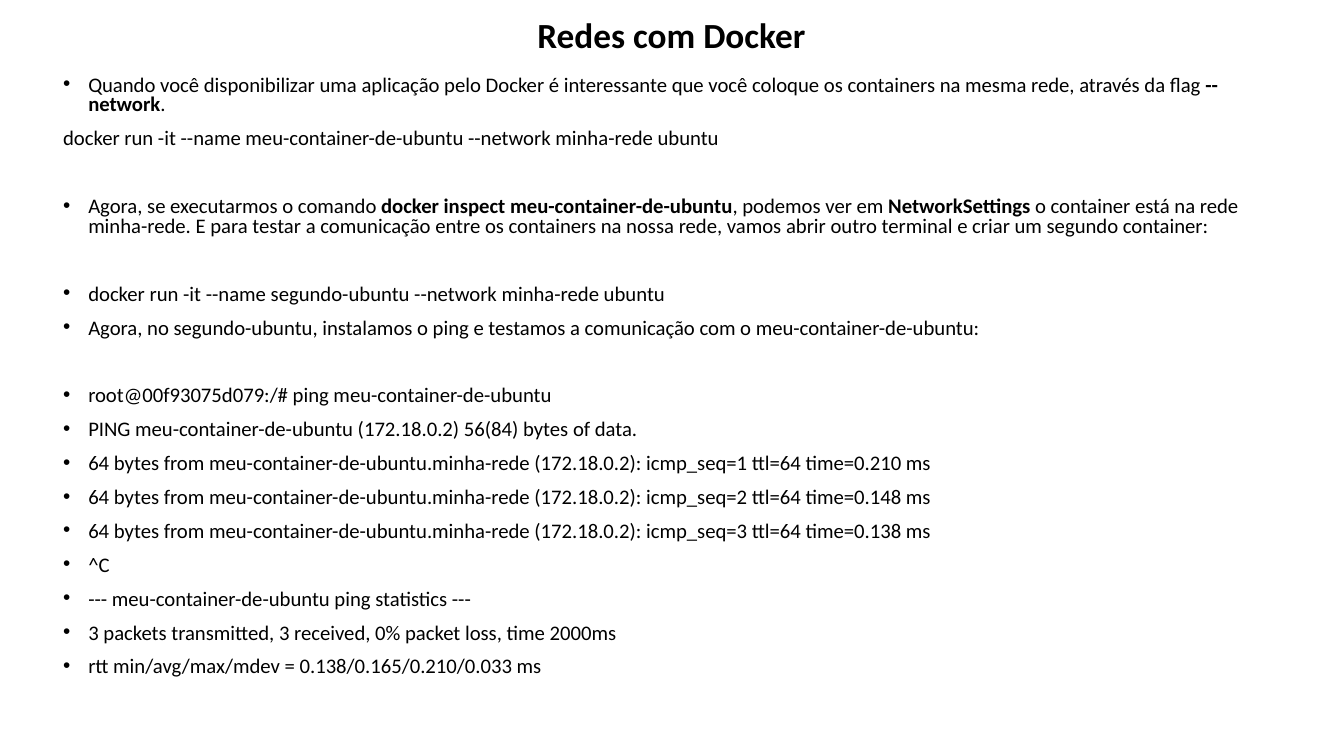
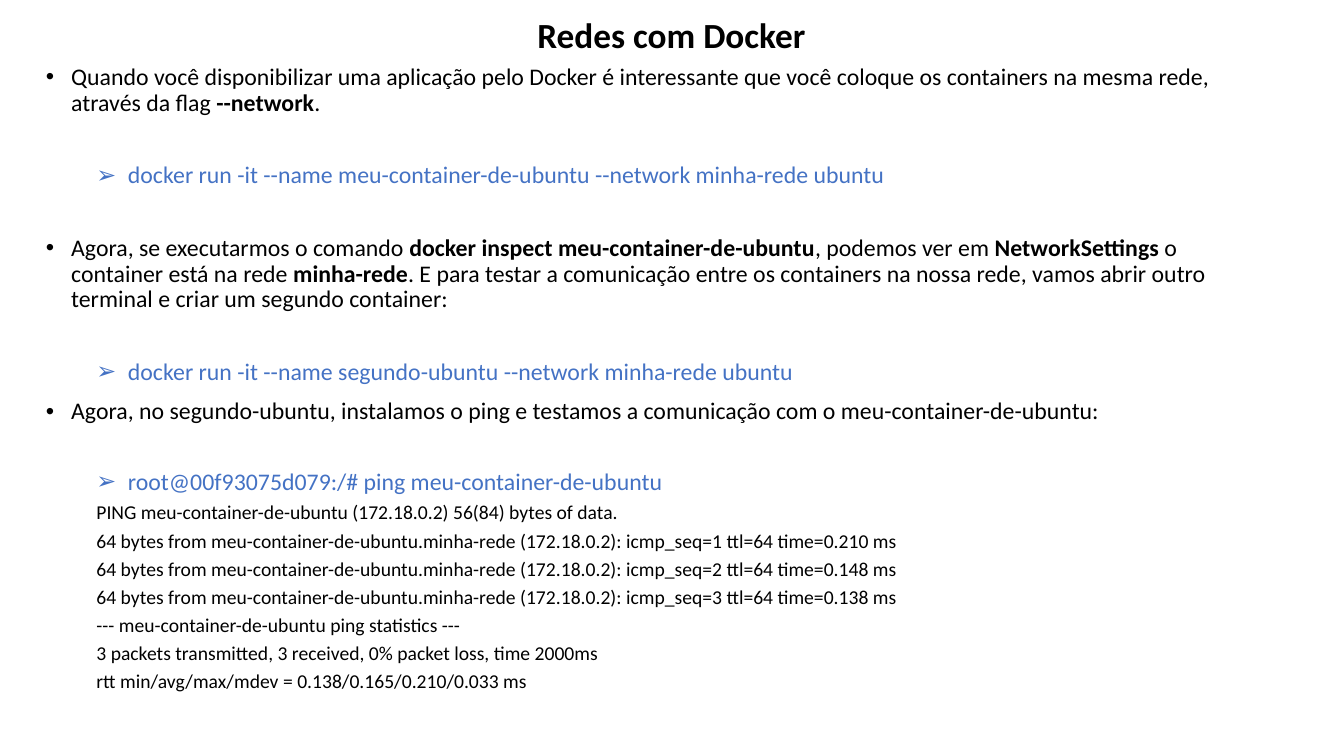
Before and after one commit to lacsousa/learning-docker, a slide deck: slide 24 of docs/docker-resumo.pptx. Drawn at 1344x756 pixels with LibreOffice and Linux fonts; fonts in the diff are those of the drawing. Boxes give left, top, right and bottom in pixels: in the first picture for what was removed or moved away, otherwise in the second. Text is boxed around its words. In the diff, an @@ line names an element or a change of style, - is before the commit and + after.

```diff
--- a/docs/docker-resumo.pptx
+++ b/docs/docker-resumo.pptx
@@ text "Quando você disponibilizar uma aplicação ...": place and size @@
-text "Quando você disponibilizar uma aplicação ..." at <box>63,77,1238,677</box>
+text "Quando você disponibilizar uma aplicação ..." at <box>71,68,1209,692</box>
@@ text "Quando você disponibilizar uma aplicação ..." at <box>71,68,1209,692</box>: size 14.8 to 17 pt in "Quando você disponibilizar uma aplicação pelo Docker ...", "docker run -it --name meu-container-de-ubuntu --network minh ...", "Agora, se executarmos o comando docker inspect ...", "docker run -it --name segundo-ubuntu --network minha-rede ..." and 2 more places; text colour #000000 to #4472C4 in "docker run -it --name meu-container-de-ubuntu --network minh ...", "docker run -it --name segundo-ubuntu --network minha-rede ...", "root@00f93075d079:/# ping meu-container-de-ubuntu"; bold on in "minha-rede."; size 14.8 to 14 pt in "PING meu-container-de-ubuntu (172.18.0.2) 56(84) bytes of da ...", "64 bytes from meu-container-de-ubuntu.minha-rede (172.18.0.2 ...", "64 bytes from meu-container-de-ubuntu.minha-rede (172.18.0.2 ...", "64 bytes from meu-container-de-ubuntu.minha-rede (172.18.0.2 ..." and 3 more places; line spacing 0.8 to 0.9; bullet none to ➢; list level 1 to 2 in "docker run -it --name meu-container-de-ubuntu ..."; bullet • to ➢; list level 1 to 2 in "docker run -it --name segundo-ubuntu ..."; list level 1 to 2 in "root@00f93075d079:/# ping meu-container-de-ubuntu"; bullet • to none; list level 1 to 2 in "PING meu-container-de-ubuntu (172.18.0.2) 56(84) bytes ..."; list level 1 to 2 in "64 bytes from meu-container-de-ubuntu.minha-rede (172.18.0.2 ..."; list level 1 to 2 in "--- meu-container-de-ubuntu ping statistics ---"; list level 1 to 2 in "3 packets transmitted, 3 received, ..."; list level 1 to 2 in "rtt min/avg/max/mdev = 0.138/0.165/0.210/0.033 ms" @@
@@ text at <box>88,558,109,572</box>: paragraph removed @@
-• ^C
```
Also in this commit, not shown: 6 other slides changed, 2 slides added, 2 slides removed, 38 other files.
